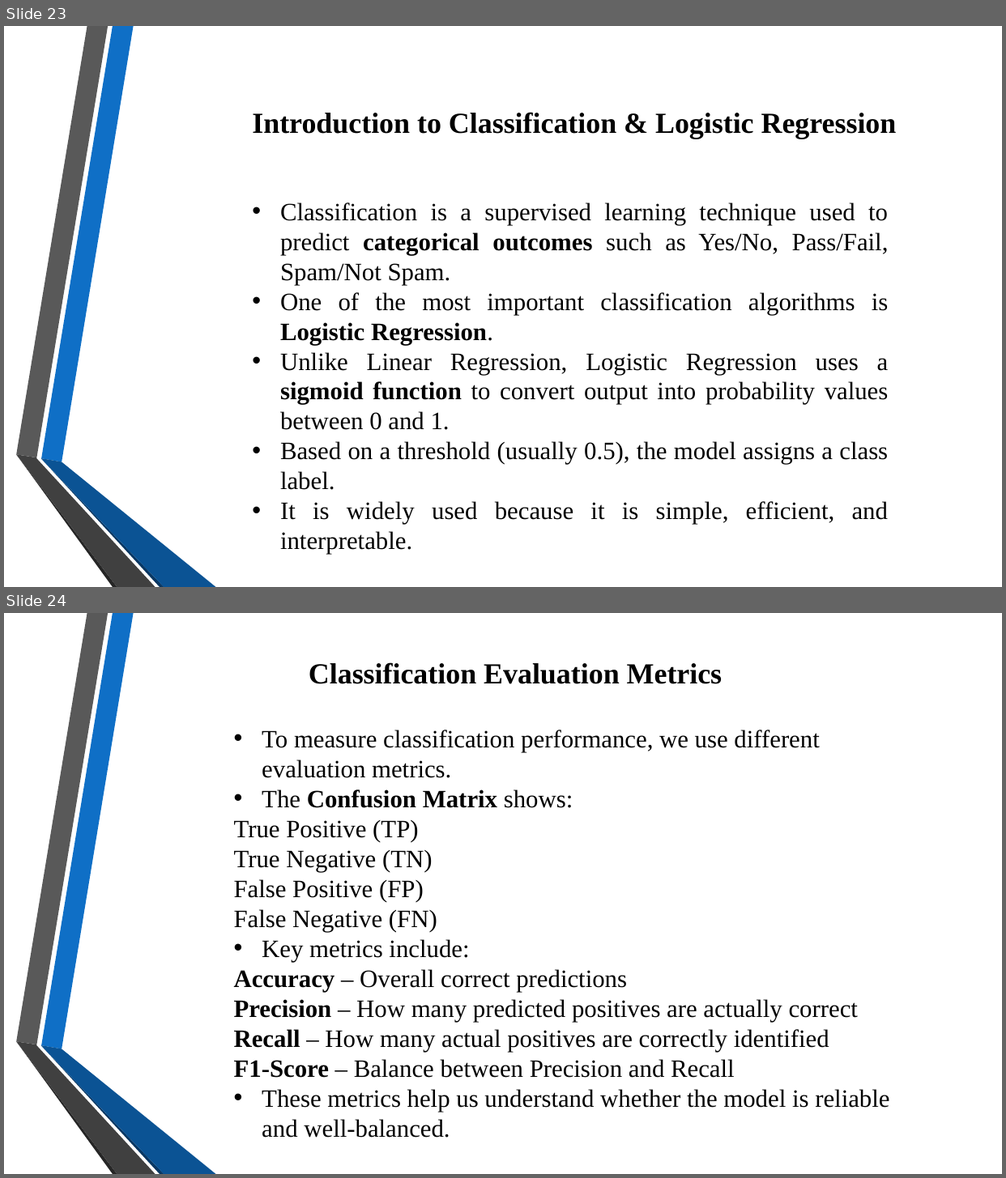
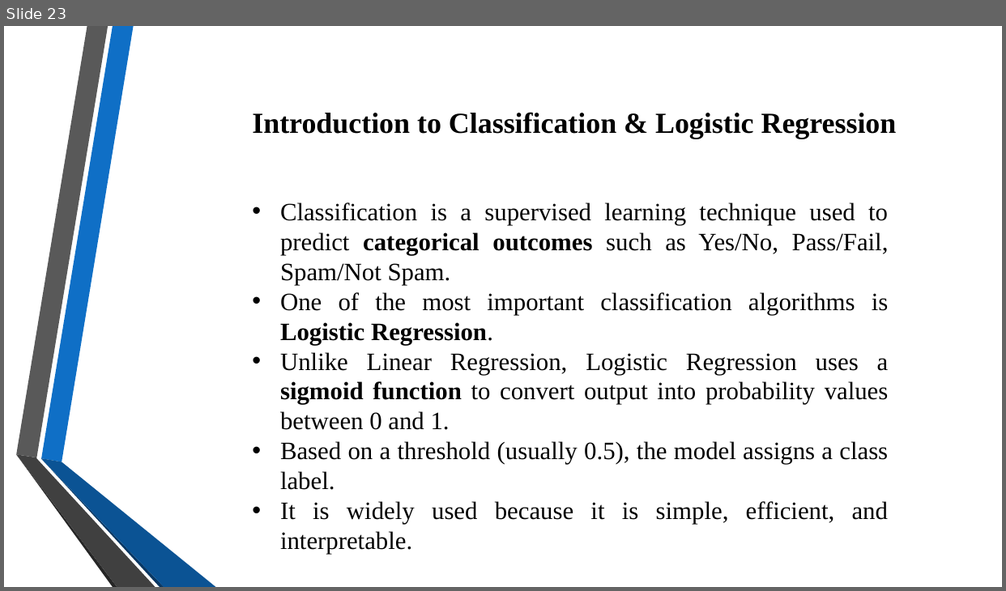
Before and after one commit to VaishnaviJadhav350/intern, a slide deck: Presentation 1 to 8.pptx. Shown one above the other, each under a label of ours: slides 23 and 24 before the commit, slide 23 after it. The pictures are 1006x1178 and 1006x591 pixels, drawn with LibreOffice and Linux fonts; fonts in the diff are those of the drawing; background and template pictures are left out. Boxes give left, top, right and bottom in pixels: in the first picture for what was removed or moved away, otherwise in the second. Text is boxed around its words. In the diff, an @@ line names an element or a change of style, - is before the commit and + after.

```diff
--- a/Presentation 1 to 8.pptx
+++ b/Presentation 1 to 8.pptx
@@ slide 24 removed at (x1=4, y1=613, x2=1002, y2=1174), background picture (left out); not listed: 6 template elements that a slide beside it also shows @@
@@ text removed at (x1=309, y1=662, x2=722, y2=684) @@
-Classification Evaluation Metrics
@@ text removed at (x1=234, y1=730, x2=889, y2=1138) @@
-• To measure classification performance, we use different evaluation metrics.
-• The Confusion Matrix shows:
-True Positive (TP)
-True Negative (TN)
-False Positive (FP)
-False Negative (FN)
-• Key metrics include:
-Accuracy – Overall correct predictions
-Precision – How many predicted positives are actually correct
-Recall – How many actual positives are correctly identified
-F1-Score – Balance between Precision and Recall
-• These metrics help us understand whether the model is reliable and well-balanced.
```
Also in this commit, not shown: 1 slide added, 2 other files.
